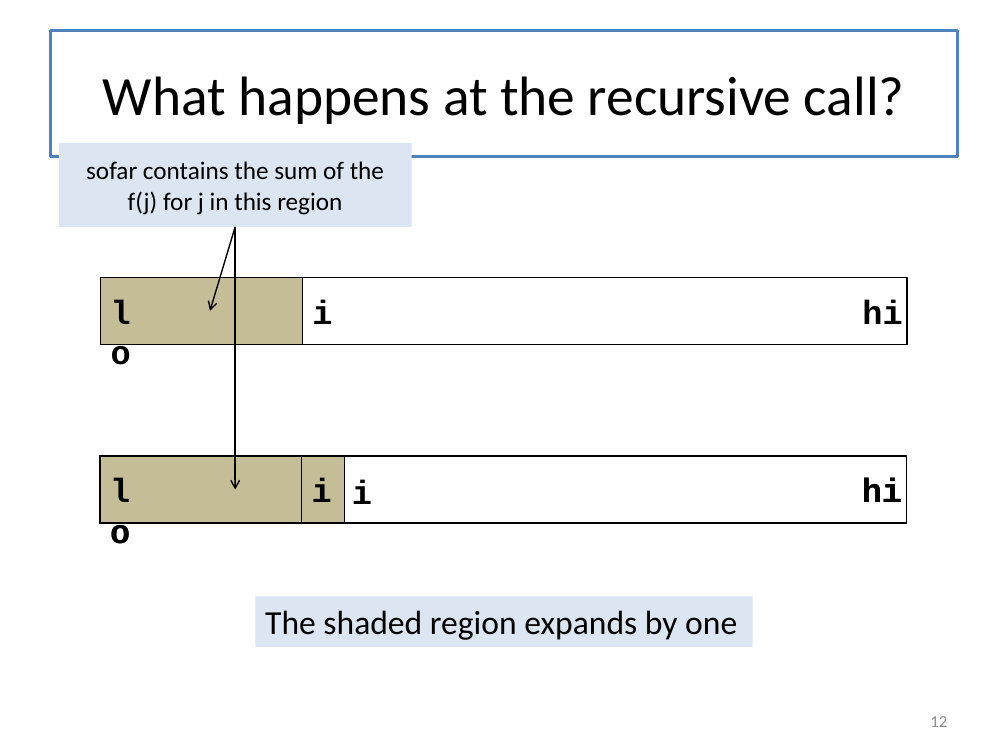
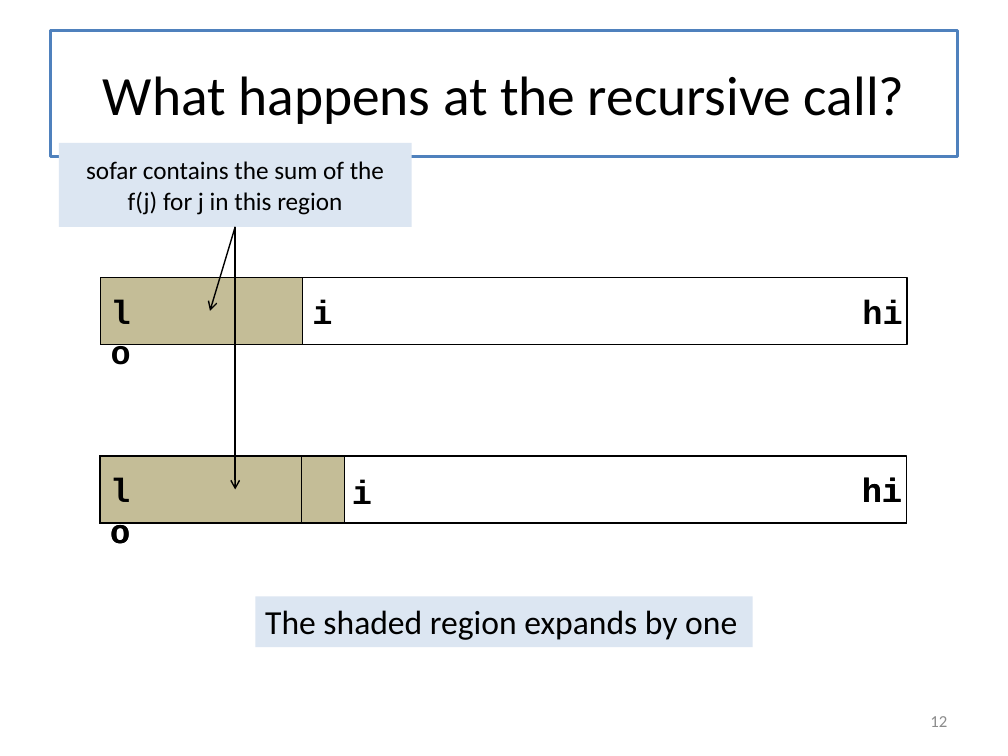
Before and after one commit to mwand/cs5010f16, a slide deck: slide 12 of Slides/Lesson 8.3 Linear Search.pptx. Drawn at 1008x756 pixels with LibreOffice and Linux fonts; fonts in the diff are those of the drawing. Boxes give left, top, right and bottom in pixels: in the first picture for what was removed or moved away, otherwise in the second. Text is boxed around its words. In the diff, an @@ line names an element or a change of style, - is before the commit and + after.

```diff
--- a/Slides/Lesson 8.3 Linear Search.pptx
+++ b/Slides/Lesson 8.3 Linear Search.pptx
@@ text removed at [312,478,332,502] @@
-i
```
Also in this commit, not shown: 1 other file.
